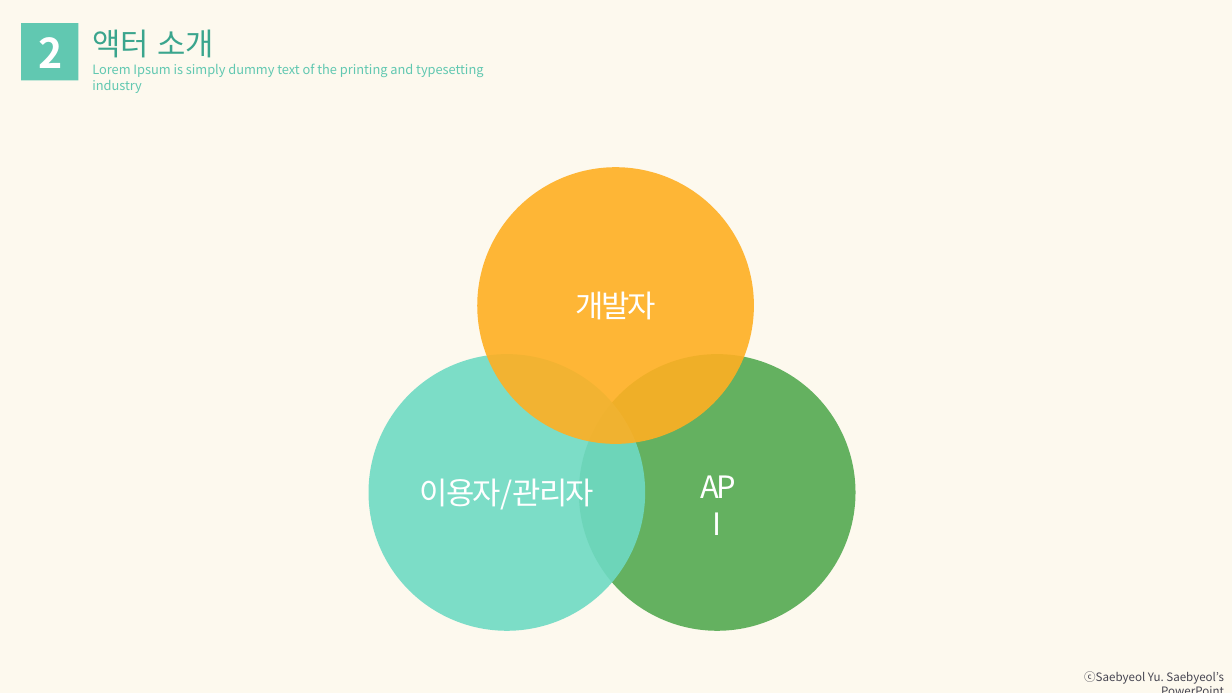
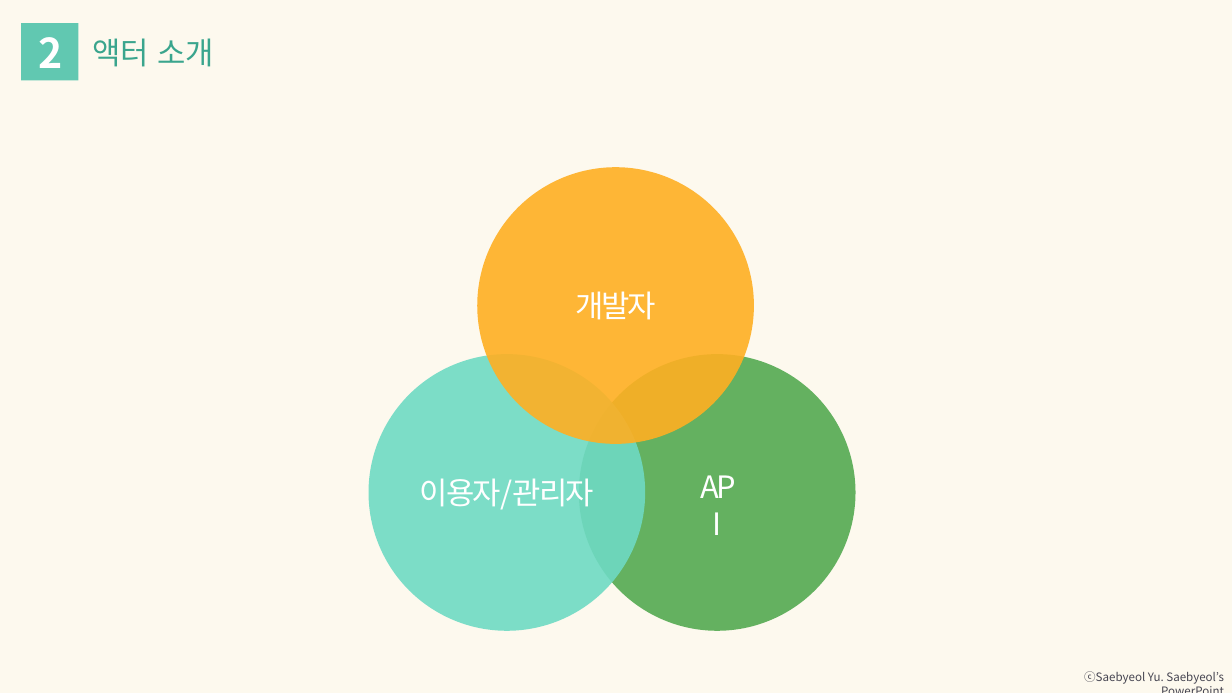
Before and after one commit to hyunmin0317/SoftwareEngineering_Project, a slide deck: slide 8 of 과제/프로젝트 중간보고.pptx. Drawn at 1232x693 pixels with LibreOffice and Linux fonts; fonts in the diff are those of the drawing. Boxes give left, top, right and bottom in pixels: in the first picture for what was removed or moved away, otherwise in the second. Text is boxed around its words. In the diff, an @@ line names an element or a change of style, - is before the commit and + after.

```diff
--- a/과제/프로젝트 중간보고.pptx
+++ b/과제/프로젝트 중간보고.pptx
@@ text "액터 소개": place and size @@
-text "액터 소개" at <box>92,29,215,58</box>
+text "액터 소개" at <box>92,38,215,67</box>
@@ text removed at <box>92,63,483,93</box> @@
-Lorem Ipsum is simply dummy text of the printing and typesetting industry
```
Also in this commit, not shown: 6 other slides changed, 19 slides added.
